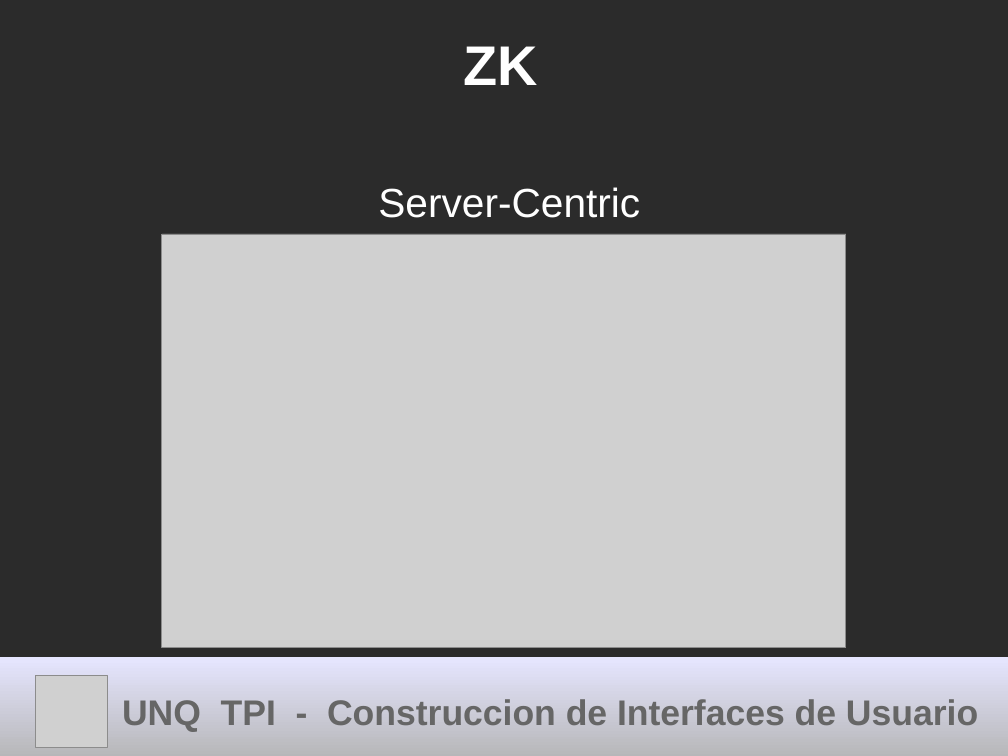
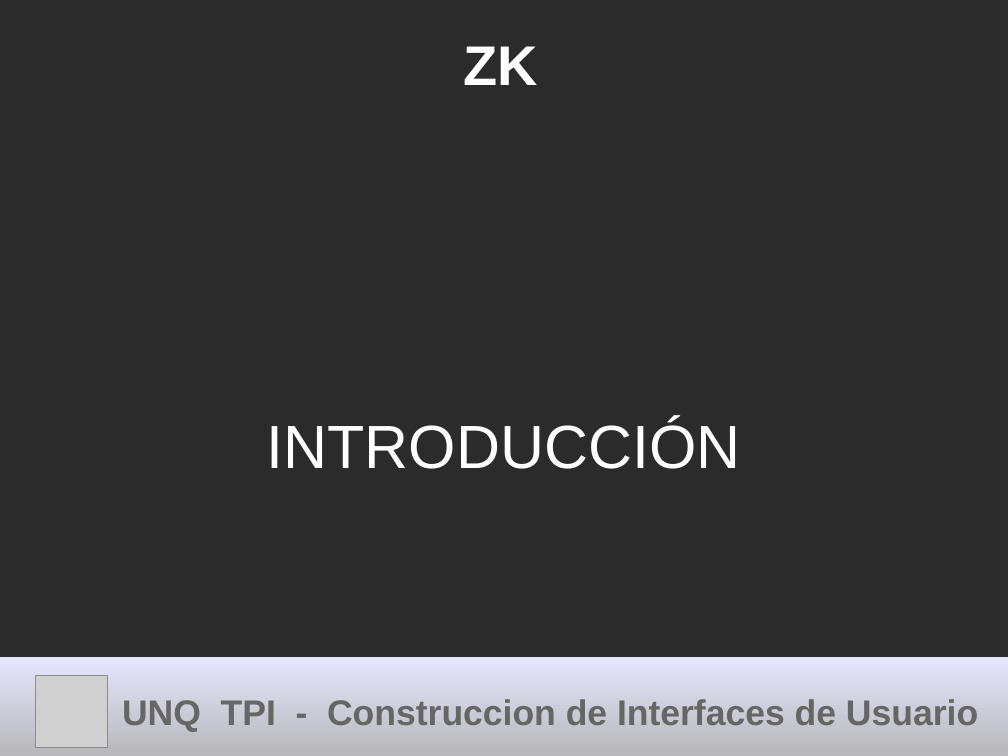
Before and after one commit to cdmarchionne/tpi-ui-tp-esferas, a slide deck: slide 3 of ZK/resources/Presentacion ZK.odp (slide 12 before the commit). Drawn at 1008x756 pixels with LibreOffice and Linux fonts; fonts in the diff are those of the drawing; grey boxes stand for pictures; background and template pictures are left out; a plain dark background stands for a picture behind light text. Boxes give left, top, right and bottom in pixels: in the first picture for what was removed or moved away, otherwise in the second. Text is boxed around its words. In the diff, an @@ line names an element or a change of style, - is before the commit and + after.

```diff
--- a/ZK/resources/Presentacion ZK.odp
+++ b/ZK/resources/Presentacion ZK.odp
@@ picture removed at [162,234,846,649] @@
@@ text at [267,419,741,469]: text changed; size 32 to 48 pt @@
-Server-Centric
+INTRODUCCIÓN
```
Also in this commit, not shown: 13 other slides changed, 2 slides added, 1 other file.
